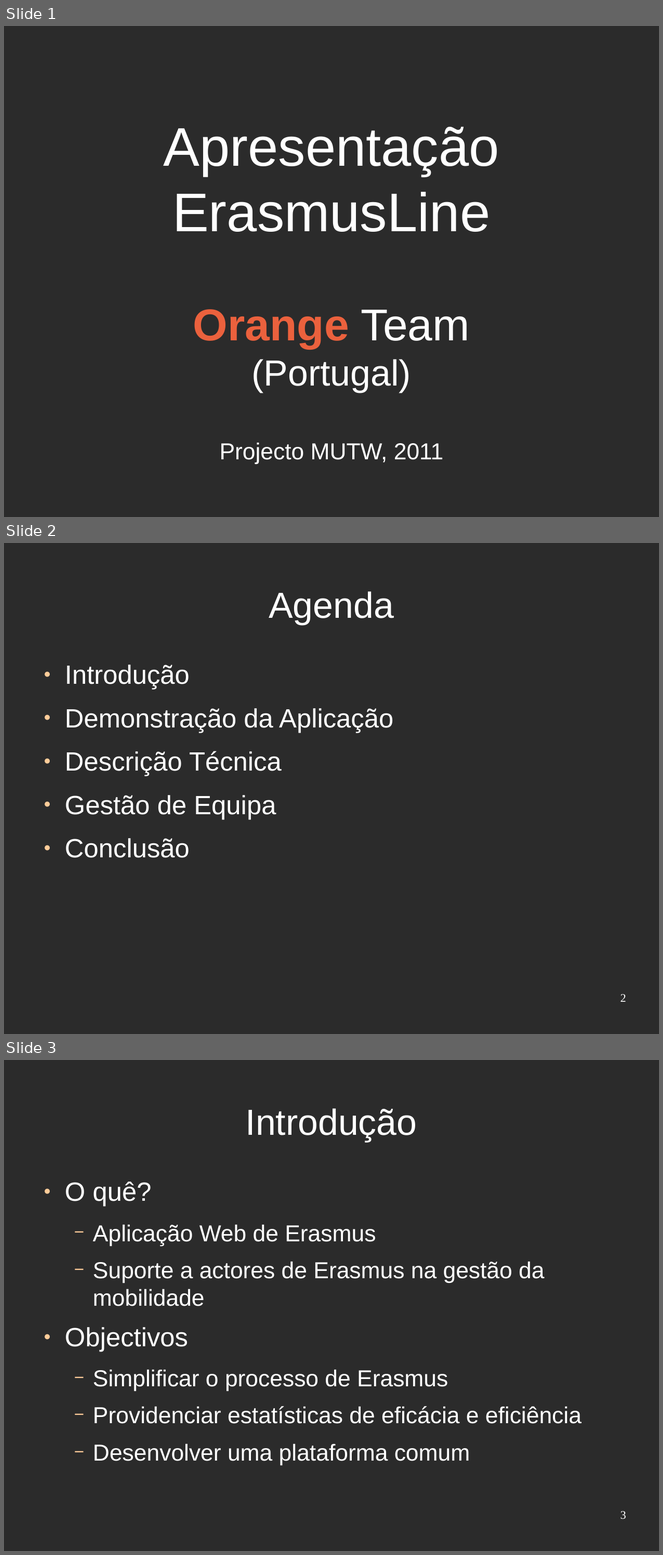
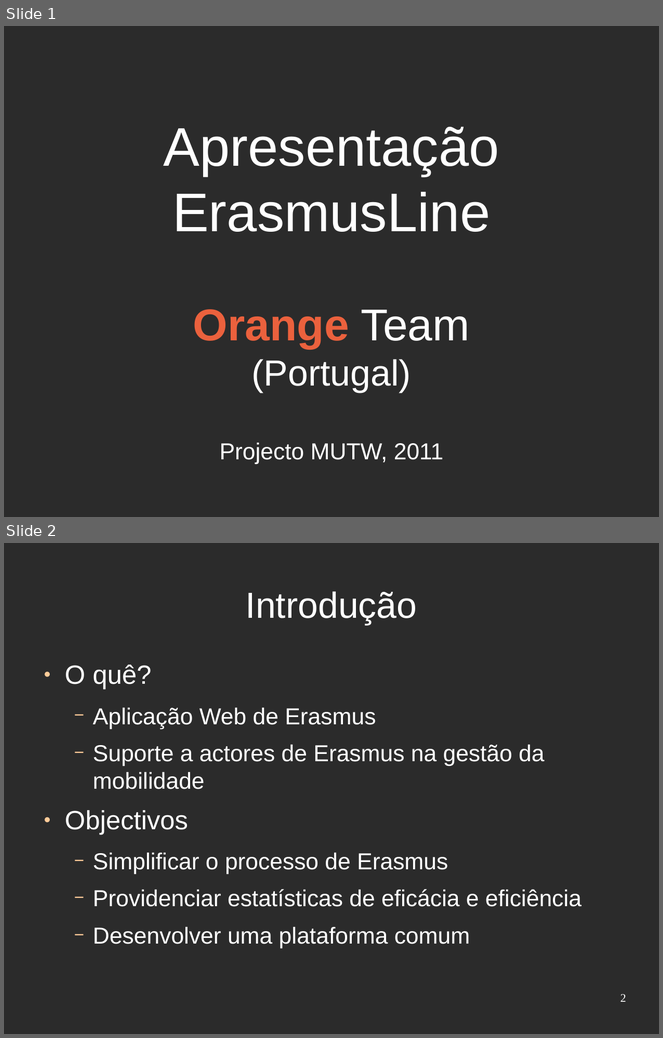
Before and after one commit to djjorjinho/mutworange_2011, a slide deck: documents/presentation/apresentacao_portugal.odp. Shown one above the other, each under a label of ours: slides 1, 2 and 3 before the commit, slides 1 and 2 after it. The pictures are 663x1555 and 663x1038 pixels, drawn with LibreOffice and Linux fonts; fonts in the diff are those of the drawing; background and template pictures are left out; a plain dark background stands for a picture behind light text. Boxes give left, top, right and bottom in pixels: in the first picture for what was removed or moved away, otherwise in the second. Text is boxed around its words. In the diff, an @@ line names an element or a change of style, - is before the commit and + after.

```diff
--- a/documents/presentation/apresentacao_portugal.odp
+++ b/documents/presentation/apresentacao_portugal.odp
@@ slide 2 removed at [4, 543, 659, 1034], background picture (left out) @@
@@ title removed at [269, 591, 394, 625] @@
-Agenda
@@ text removed at [65, 665, 393, 858] @@
-● Introdução
-● Demonstração da Aplicação
-● Descrição Técnica
-● Gestão de Equipa
-● Conclusão
@@ page number removed at [621, 994, 626, 1002] @@
-2
@@ what was slide 3 is now slide 2 @@
@@ page number at [621, 994, 626, 1002]: text changed @@
-3
+2
```
Also in this commit, not shown: 1 slide changed, 1 other file.
